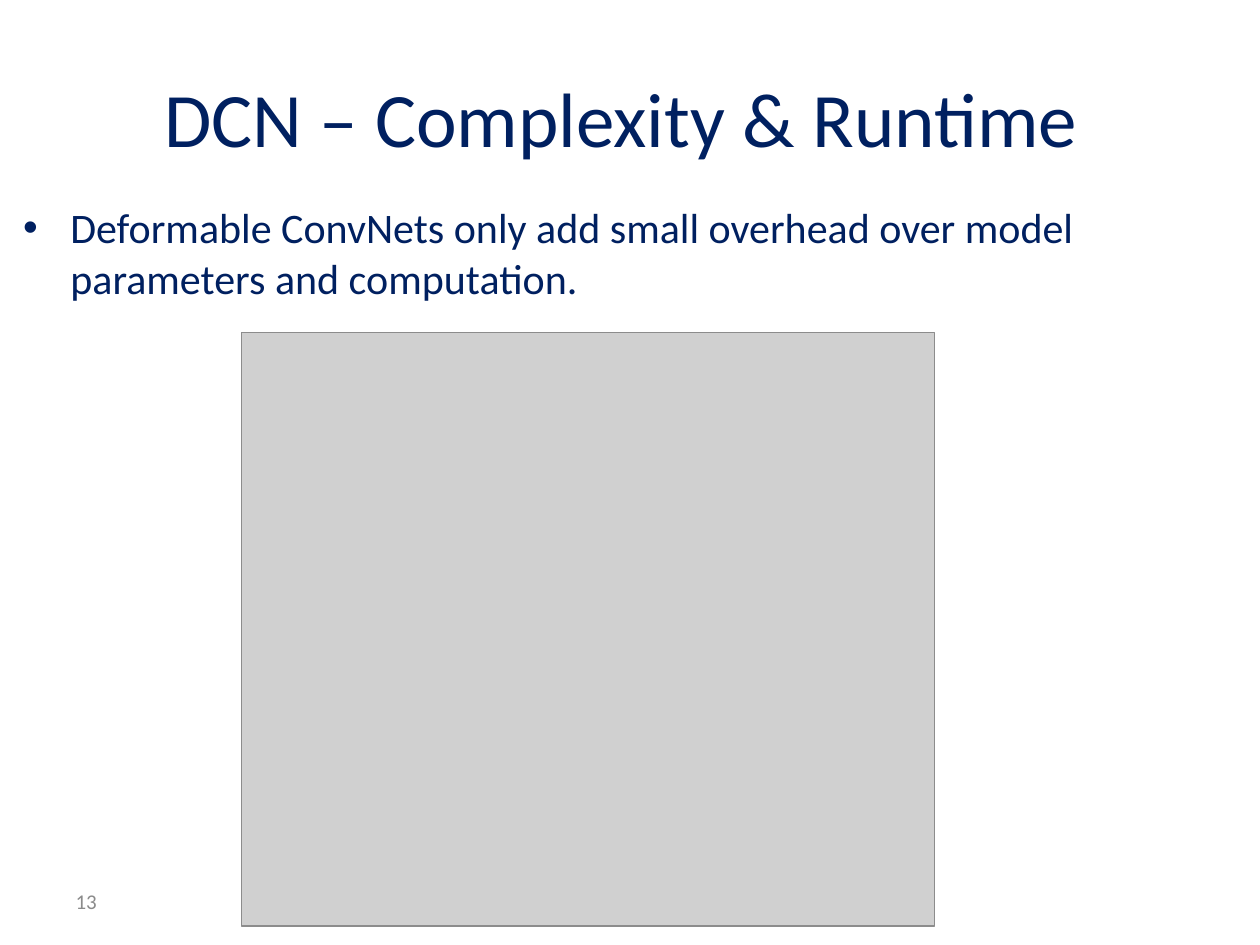
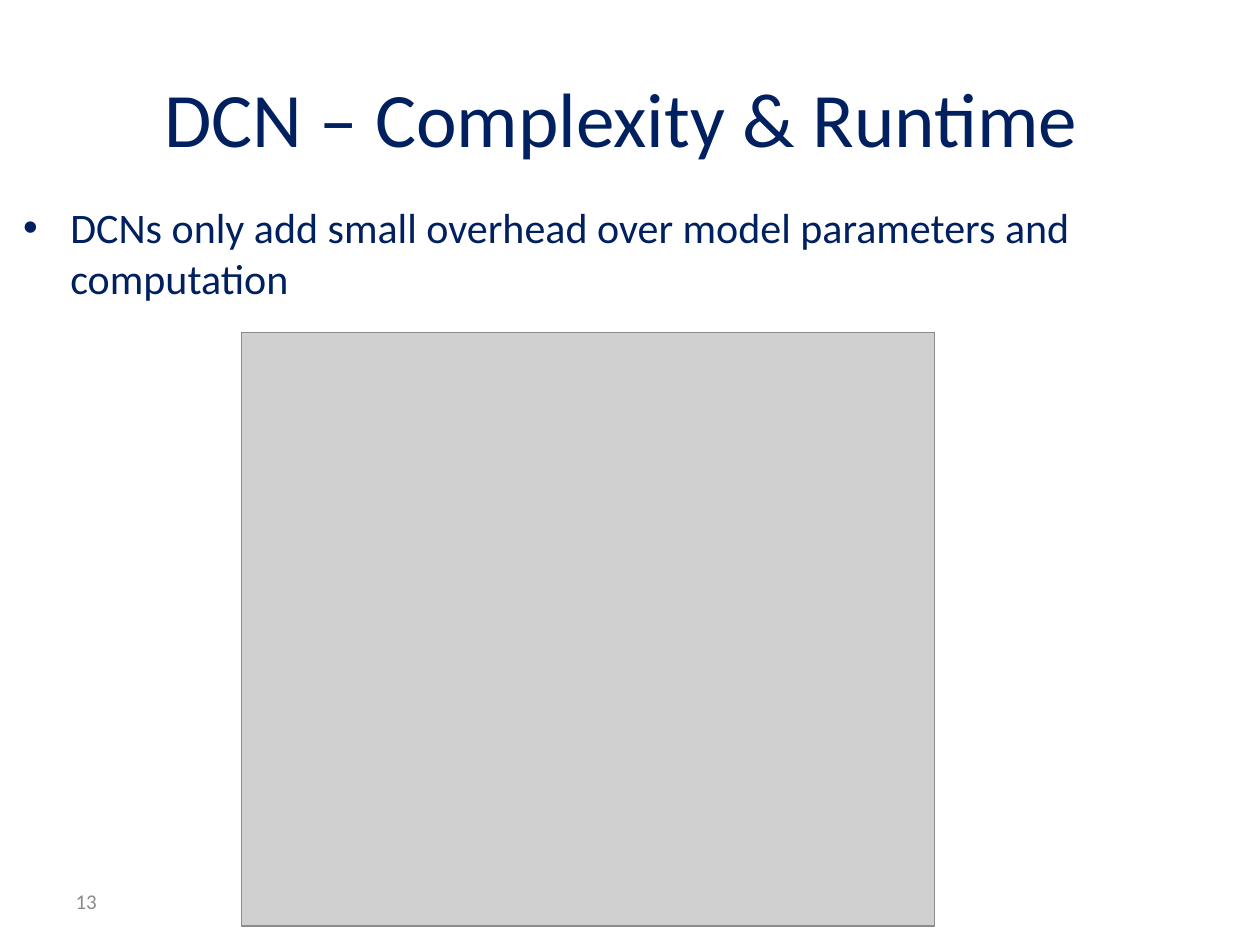
Before and after one commit to andyro2/Pneumonia-Detection-from-Chest-X-Rays-with-Robustness-to-Deformations, a slide deck: slide 13 of MidPresentation_Andy_Or.pptx. Drawn at 1260x945 pixels with LibreOffice and Linux fonts; fonts in the diff are those of the drawing; grey boxes stand for pictures; background and template pictures are left out. Boxes give left, top, right and bottom in pixels: in the first picture for what was removed or moved away, otherwise in the second. Text is boxed around its words. In the diff, an @@ line names an element or a change of style, - is before the commit and + after.

```diff
--- a/MidPresentation_Andy_Or.pptx
+++ b/MidPresentation_Andy_Or.pptx
@@ text at (x1=70, y1=213, x2=1069, y2=301): text changed @@
-• Deformable ConvNets only add small overhead over model parameters and computation.
+• DCNs only add small overhead over model parameters and computation
```
Also in this commit, not shown: 7 other slides changed, 1 slide added.
